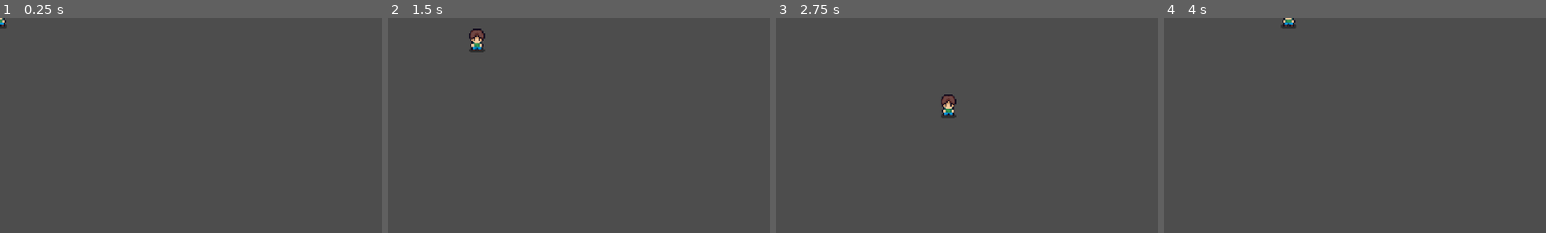
Above: before the commit, frames 1-4 (left to right).
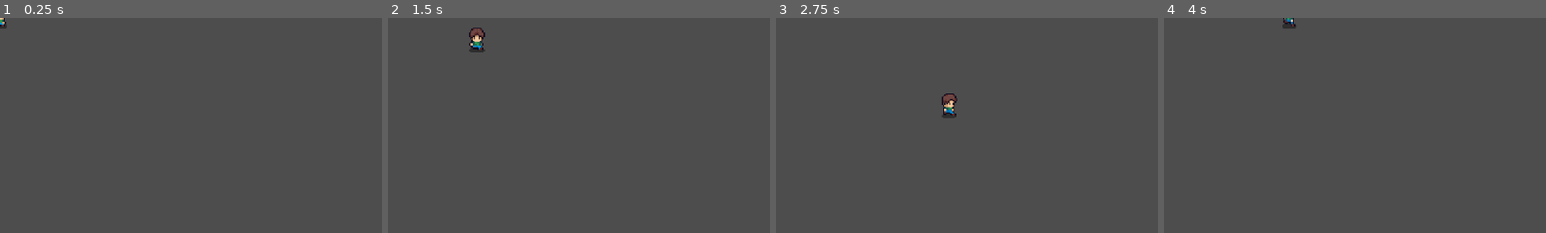
Above: after the commit, the same moments.

Repository: exglegaming/mining-rougelite
Game: Godot game, scene res://scenes/player/player.tscn
Two runs of this game, one before a commit and one after it. Both use one fixed random seed, a clock stepped at 60 frames per second and the inputs below. The project has no main scene, so this scene is started directly.
Inputs:
- Up to frame 1 (0.25 s): no input
- Up to frame 2 (1.5 s): tap Enter at 0.5 s; hold D (move_right) 0.53-1.28 s; hold S (move_down) from 1.28 s (still down)
- Up to frame 3 (2.75 s): release S (move_down) at 2.03 s; hold D (move_right) from 2.03 s (still down)
- Up to frame 4 (4 s): release D (move_right) at 2.78 s; hold W (move_up) 2.78-3.53 s; hold A (move_left) from 3.53 s (still down)
The pictures show only the part of the screen within x 0-50%, y 0-50%; the shares and areas given below are measured in that part.

The runs differ from the first frame. In frame 1, less than 0.1% of the frame differs, in the area x 0-2%, y 0-4%; in frame 2, 0.2%; in frame 3, 0.2%, in the area x 43-48%, y 35-46%; in frame 4, 0.1%.

Commit message:
adding animations

Diff:
--- a/scenes/player/player.tscn
+++ b/scenes/player/player.tscn
@@ -27,6 +27,126 @@
 atlas = ExtResource("1_8afob")
 region = Rect2(160, 0, 32, 32)
 
+[sub_resource type="AtlasTexture" id="AtlasTexture_qek5x"]
+atlas = ExtResource("1_8afob")
+region = Rect2(0, 32, 32, 32)
+
+[sub_resource type="AtlasTexture" id="AtlasTexture_5gtgg"]
+atlas = ExtResource("1_8afob")
+region = Rect2(32, 32, 32, 32)
+
+[sub_resource type="AtlasTexture" id="AtlasTexture_h17s1"]
+atlas = ExtResource("1_8afob")
+region = Rect2(64, 32, 32, 32)
+
+[sub_resource type="AtlasTexture" id="AtlasTexture_je7p5"]
+atlas = ExtResource("1_8afob")
+region = Rect2(96, 32, 32, 32)
+
+[sub_resource type="AtlasTexture" id="AtlasTexture_fm80t"]
+atlas = ExtResource("1_8afob")
+region = Rect2(128, 32, 32, 32)
+
+[sub_resource type="AtlasTexture" id="AtlasTexture_gx1jg"]
+atlas = ExtResource("1_8afob")
+region = Rect2(160, 32, 32, 32)
+
+[sub_resource type="AtlasTexture" id="AtlasTexture_ugbui"]
+atlas = ExtResource("1_8afob")
+region = Rect2(0, 64, 32, 32)
+
+[sub_resource type="AtlasTexture" id="AtlasTexture_fcs02"]
+atlas = ExtResource("1_8afob")
+region = Rect2(32, 64, 32, 32)
+
+[sub_resource type="AtlasTexture" id="AtlasTexture_myrg7"]
+atlas = ExtResource("1_8afob")
+region = Rect2(64, 64, 32, 32)
+
+[sub_resource type="AtlasTexture" id="AtlasTexture_kvlxm"]
+atlas = ExtResource("1_8afob")
+region = Rect2(96, 64, 32, 32)
+
+[sub_resource type="AtlasTexture" id="AtlasTexture_uf5tr"]
+atlas = ExtResource("1_8afob")
+region = Rect2(128, 64, 32, 32)
+
+[sub_resource type="AtlasTexture" id="AtlasTexture_lgqa7"]
+atlas = ExtResource("1_8afob")
+region = Rect2(160, 64, 32, 32)
+
+[sub_resource type="AtlasTexture" id="AtlasTexture_8ydkj"]
+atlas = ExtResource("1_8afob")
+region = Rect2(0, 96, 32, 32)
+
+[sub_resource type="AtlasTexture" id="AtlasTexture_3j4b4"]
+atlas = ExtResource("1_8afob")
+region = Rect2(32, 96, 32, 32)
+
+[sub_resource type="AtlasTexture" id="AtlasTexture_yj68g"]
+atlas = ExtResource("1_8afob")
+region = Rect2(64, 96, 32, 32)
+
+[sub_resource type="AtlasTexture" id="AtlasTexture_ioxgp"]
+atlas = ExtResource("1_8afob")
+region = Rect2(96, 96, 32, 32)
+
+[sub_resource type="AtlasTexture" id="AtlasTexture_cnsyf"]
+atlas = ExtResource("1_8afob")
+region = Rect2(128, 96, 32, 32)
+
+[sub_resource type="AtlasTexture" id="AtlasTexture_007i1"]
+atlas = ExtResource("1_8afob")
+region = Rect2(160, 96, 32, 32)
+
+[sub_resource type="AtlasTexture" id="AtlasTexture_6cv16"]
+atlas = ExtResource("1_8afob")
+region = Rect2(0, 128, 32, 32)
+
+[sub_resource type="AtlasTexture" id="AtlasTexture_j4nxn"]
+atlas = ExtResource("1_8afob")
+region = Rect2(32, 128, 32, 32)
+
+[sub_resource type="AtlasTexture" id="AtlasTexture_28m0y"]
+atlas = ExtResource("1_8afob")
+region = Rect2(64, 128, 32, 32)
+
+[sub_resource type="AtlasTexture" id="AtlasTexture_uniwh"]
+atlas = ExtResource("1_8afob")
+region = Rect2(96, 128, 32, 32)
+
+[sub_resource type="AtlasTexture" id="AtlasTexture_iqsei"]
+atlas = ExtResource("1_8afob")
+region = Rect2(128, 128, 32, 32)
+
+[sub_resource type="AtlasTexture" id="AtlasTexture_tffgl"]
+atlas = ExtResource("1_8afob")
+region = Rect2(160, 128, 32, 32)
+
+[sub_resource type="AtlasTexture" id="AtlasTexture_pk8ii"]
+atlas = ExtResource("1_8afob")
+region = Rect2(0, 160, 32, 32)
+
+[sub_resource type="AtlasTexture" id="AtlasTexture_5mf0n"]
+atlas = ExtResource("1_8afob")
+region = Rect2(32, 160, 32, 32)
+
+[sub_resource type="AtlasTexture" id="AtlasTexture_4hvnv"]
+atlas = ExtResource("1_8afob")
+region = Rect2(64, 160, 32, 32)
+
+[sub_resource type="AtlasTexture" id="AtlasTexture_bbmj2"]
+atlas = ExtResource("1_8afob")
+region = Rect2(96, 160, 32, 32)
+
+[sub_resource type="AtlasTexture" id="AtlasTexture_kxw46"]
+atlas = ExtResource("1_8afob")
+region = Rect2(128, 160, 32, 32)
+
+[sub_resource type="AtlasTexture" id="AtlasTexture_8qxvo"]
+atlas = ExtResource("1_8afob")
+region = Rect2(160, 160, 32, 32)
+
 [sub_resource type="SpriteFrames" id="SpriteFrames_qek5x"]
 animations = [{
 "frames": [{
@@ -51,6 +171,121 @@
 "loop": true,
 "name": &"idle_down",
 "speed": 5.0
+}, {
+"frames": [{
+"duration": 1.0,
+"texture": SubResource("AtlasTexture_qek5x")
+}, {
+"duration": 1.0,
+"texture": SubResource("AtlasTexture_5gtgg")
+}, {
+"duration": 1.0,
+"texture": SubResource("AtlasTexture_h17s1")
+}, {
+"duration": 1.0,
+"texture": SubResource("AtlasTexture_je7p5")
+}, {
+"duration": 1.0,
+"texture": SubResource("AtlasTexture_fm80t")
+}, {
+"duration": 1.0,
+"texture": SubResource("AtlasTexture_gx1jg")
+}],
+"loop": true,
+"name": &"idle_right",
+"speed": 5.0
+}, {
+"frames": [{
+"duration": 1.0,
+"texture": SubResource("AtlasTexture_ugbui")
+}, {
+"duration": 1.0,
+"texture": SubResource("AtlasTexture_fcs02")
+}, {
+"duration": 1.0,
+"texture": SubResource("AtlasTexture_myrg7")
+}, {
+"duration": 1.0,
+"texture": SubResource("AtlasTexture_kvlxm")
+}, {
+"duration": 1.0,
+"texture": SubResource("AtlasTexture_uf5tr")
+}, {
+"duration": 1.0,
+"texture": SubResource("AtlasTexture_lgqa7")
+}],
+"loop": true,
+"name": &"idle_up",
+"speed": 5.0
+}, {
+"frames": [{
+"duration": 1.0,
+"texture": SubResource("AtlasTexture_8ydkj")
+}, {
+"duration": 1.0,
+"texture": SubResource("AtlasTexture_3j4b4")
+}, {
+"duration": 1.0,
+"texture": SubResource("AtlasTexture_yj68g")
+}, {
+"duration": 1.0,
+"texture": SubResource("AtlasTexture_ioxgp")
+}, {
+"duration": 1.0,
+"texture": SubResource("AtlasTexture_cnsyf")
+}, {
+"duration": 1.0,
+"texture": SubResource("AtlasTexture_007i1")
+}],
+"loop": true,
+"name": &"run_down",
+"speed": 7.0
+}, {
+"frames": [{
+"duration": 1.0,
+"texture": SubResource("AtlasTexture_6cv16")
+}, {
+"duration": 1.0,
+"texture": SubResource("AtlasTexture_j4nxn")
+}, {
+"duration": 1.0,
+"texture": SubResource("AtlasTexture_28m0y")
+}, {
+"duration": 1.0,
+"texture": SubResource("AtlasTexture_uniwh")
+}, {
+"duration": 1.0,
+"texture": SubResource("AtlasTexture_iqsei")
+}, {
+"duration": 1.0,
+"texture": SubResource("AtlasTexture_tffgl")
+}],
+"loop": true,
+"name": &"run_right",
+"speed": 7.0
+}, {
+"frames": [{
+"duration": 1.0,
+"texture": SubResource("AtlasTexture_pk8ii")
+}, {
+"duration": 1.0,
+"texture": SubResource("AtlasTexture_5mf0n")
+}, {
+"duration": 1.0,
+"texture": SubResource("AtlasTexture_4hvnv")
+}, {
+"duration": 1.0,
+"texture": SubResource("AtlasTexture_bbmj2")
+}, {
+"duration": 1.0,
+"texture": SubResource("AtlasTexture_kxw46")
+}, {
+"duration": 1.0,
+"texture": SubResource("AtlasTexture_8qxvo")
+}],
+"loop": true,
+"name": &"run_up",
+"speed": 7.0
 }]
 
 [sub_resource type="RectangleShape2D" id="RectangleShape2D_8afob"]
@@ -65,5 +300,6 @@
 animation = &"idle_down"
 
 [node name="CollisionShape2D" type="CollisionShape2D" parent="." unique_id=1745179849]
+visible = false
 position = Vector2(-0.5, 4)
 shape = SubResource("RectangleShape2D_8afob")
--- a/scripts/player/player.gd
+++ b/scripts/player/player.gd
@@ -3,15 +3,39 @@
 
 const SPEED = 100.0
 
+var last_direction: Vector2 = Vector2.RIGHT
+
+@onready var animated_sprite_2d: AnimatedSprite2D = $AnimatedSprite2D
+
 
 func _physics_process(_delta: float) -> void:
 	process_movement()
+	process_animation()
 	move_and_slide()
 
 
 func process_movement() -> void:
 	var direction: Vector2 = Input.get_vector("move_left", "move_right", "move_up", "move_down")
+
 	if direction != Vector2.ZERO:
 		velocity = direction * SPEED
+		last_direction = direction
 	else:
 		velocity = Vector2.ZERO
+
+
+func process_animation() -> void:
+	if velocity != Vector2.ZERO:
+		play_animation("run", last_direction)
+	else:
+		play_animation("idle", last_direction)
+
+
+func play_animation(prefix: String, dir: Vector2) -> void:
+	if dir.x != 0:
+		animated_sprite_2d.flip_h = dir.x < 0
+		animated_sprite_2d.play("%s_right" % prefix)
+	elif dir.y < 0:
+		animated_sprite_2d.play("%s_up" % prefix)
+	elif dir.y > 0:
+		animated_sprite_2d.play("%s_down" % prefix)
